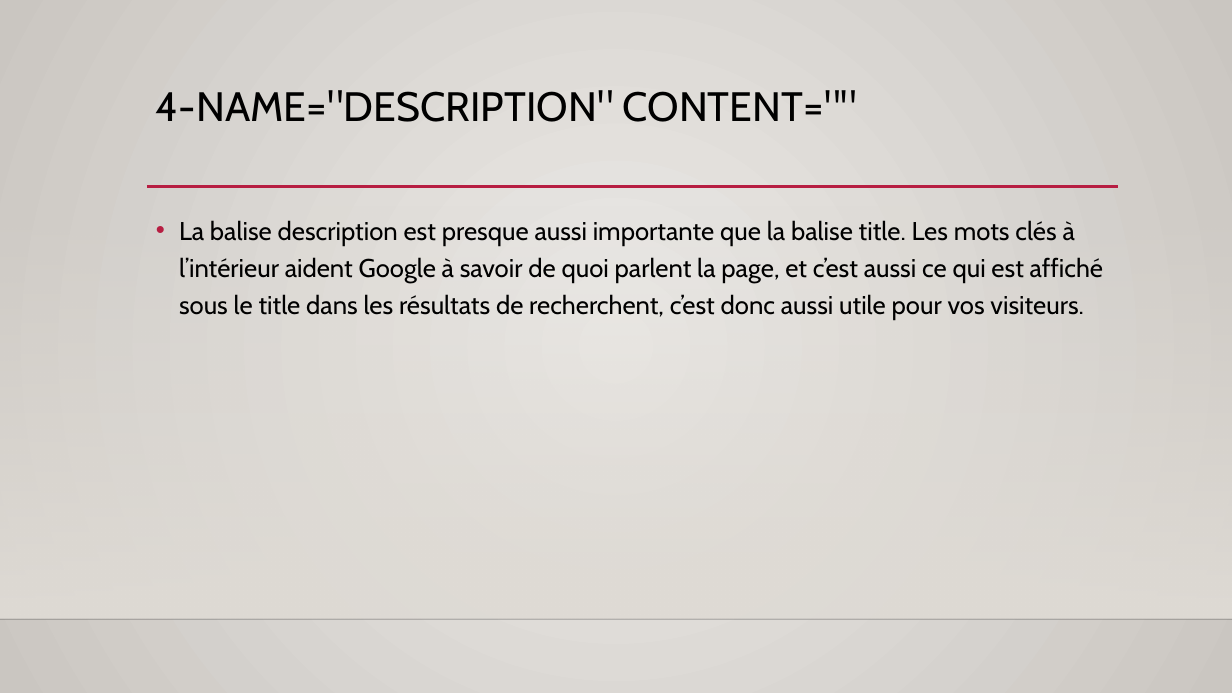
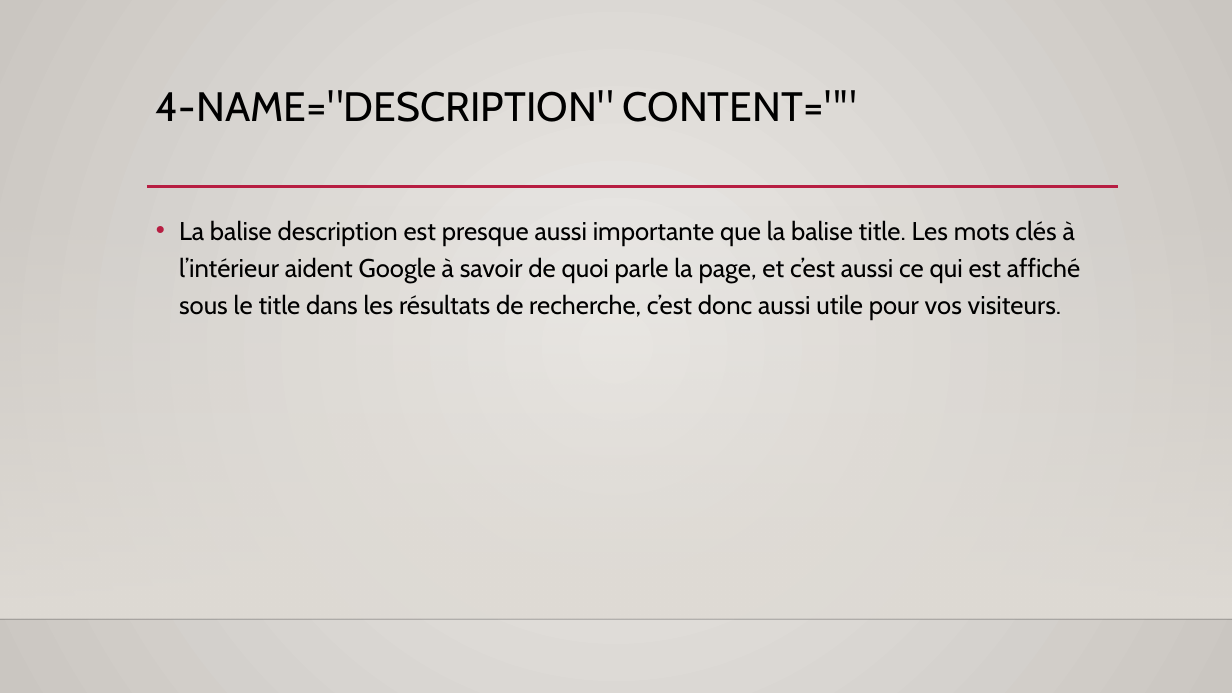
Before and after one commit to o-said/projet-4-la_chouette_agence, a slide deck: slide 10 of audit/Présentation du projet 4.pptx. Drawn at 1232x693 pixels with LibreOffice and Linux fonts; fonts in the diff are those of the drawing; background and template pictures are left out. Boxes give left, top, right and bottom in pixels: in the first picture for what was removed or moved away, otherwise in the second. Text is boxed around its words. In the diff, an @@ line names an element or a change of style, - is before the commit and + after.

```diff
--- a/audit/Présentation du projet 4.pptx
+++ b/audit/Présentation du projet 4.pptx
@@ text at (x1=179, y1=220, x2=1080, y2=319): text changed @@
-• La balise description est presque aussi importante que la balise title. Les mots clés à l’intérieur aident Google à savoir de quoi parlent la page, et c’est aussi ce qui est affiché sous le title dans les résultats de recherchent, c’est donc aussi utile pour vos visiteurs.
+• La balise description est presque aussi importante que la balise title. Les mots clés à l’intérieur aident Google à savoir de quoi parle la page, et c’est aussi ce qui est affiché sous le title dans les résultats de recherche, c’est donc aussi utile pour vos visiteurs.
```
Also in this commit, not shown: 5 other slides changed.
